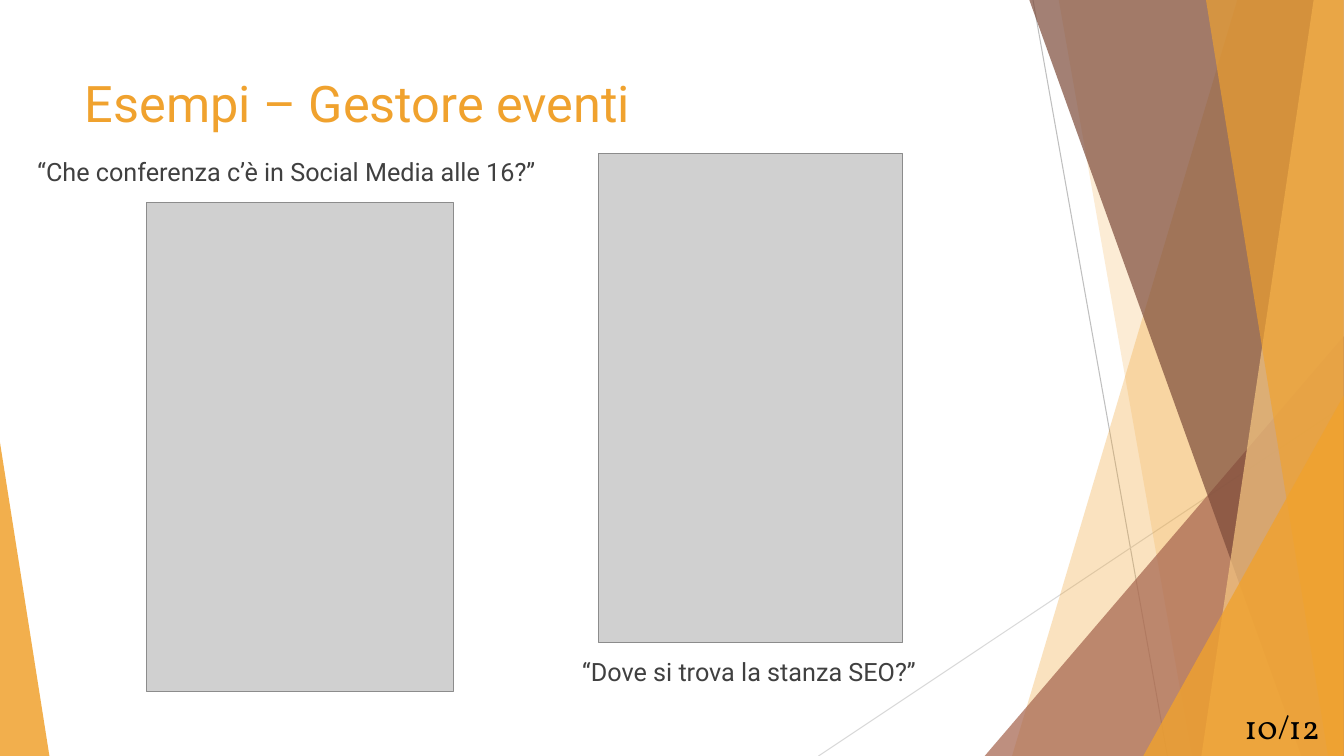
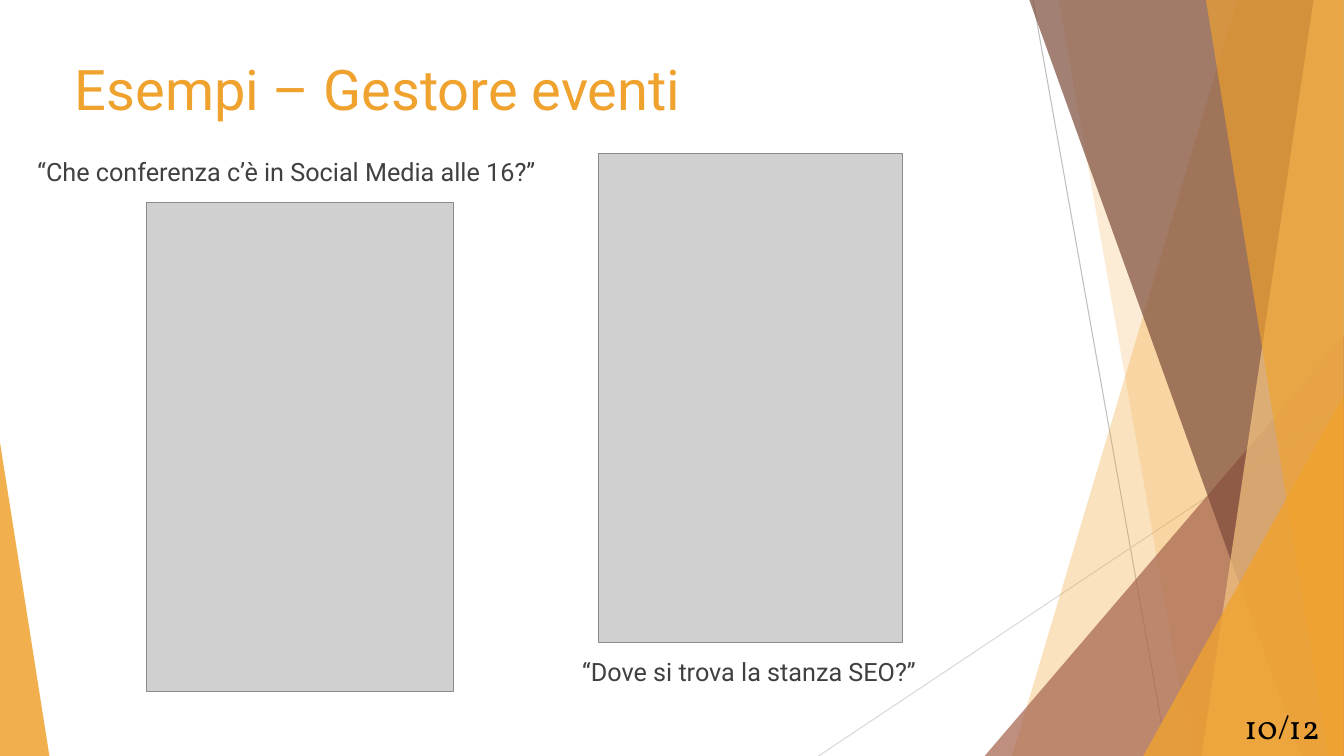
Before and after one commit to Mou95/Tesi, a slide deck: slide 10 of Presentazione_tesi.pptx. Drawn at 1344x756 pixels with LibreOffice and Linux fonts; fonts in the diff are those of the drawing; grey boxes stand for pictures. Boxes give left, top, right and bottom in pixels: in the first picture for what was removed or moved away, otherwise in the second. Text is boxed around its words. In the diff, an @@ line names an element or a change of style, - is before the commit and + after.

```diff
--- a/Presentazione_tesi.pptx
+++ b/Presentazione_tesi.pptx
@@ text "Esempi – Gestore eventi": place and size @@
-text "Esempi – Gestore eventi" at <box>85,85,630,133</box>
+text "Esempi – Gestore eventi" at <box>75,69,681,122</box>
@@ text "Esempi – Gestore eventi" at <box>75,69,681,122</box>: size 36 to 40 pt @@
```
Also in this commit, not shown: 9 other slides changed.
